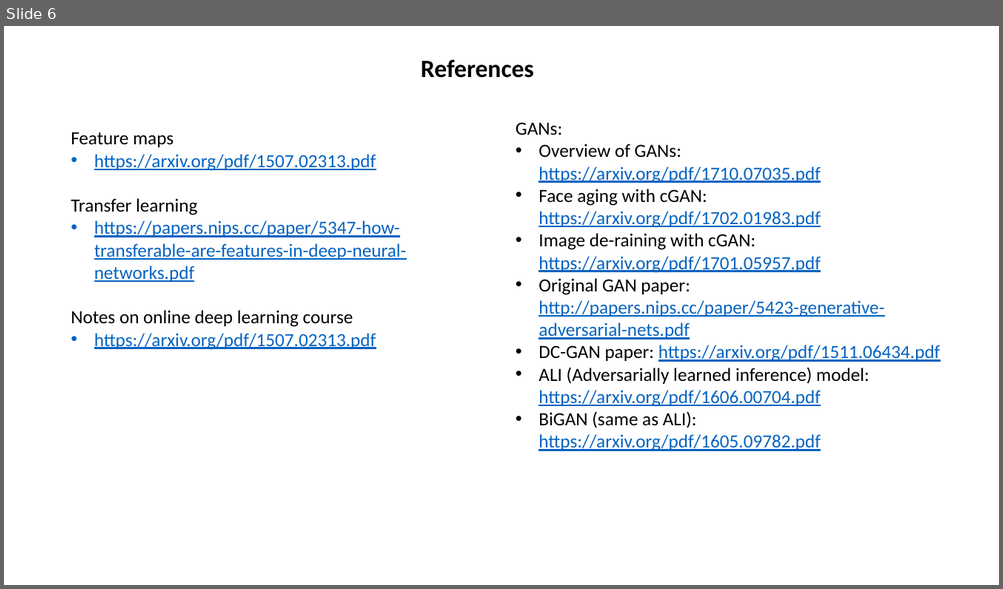
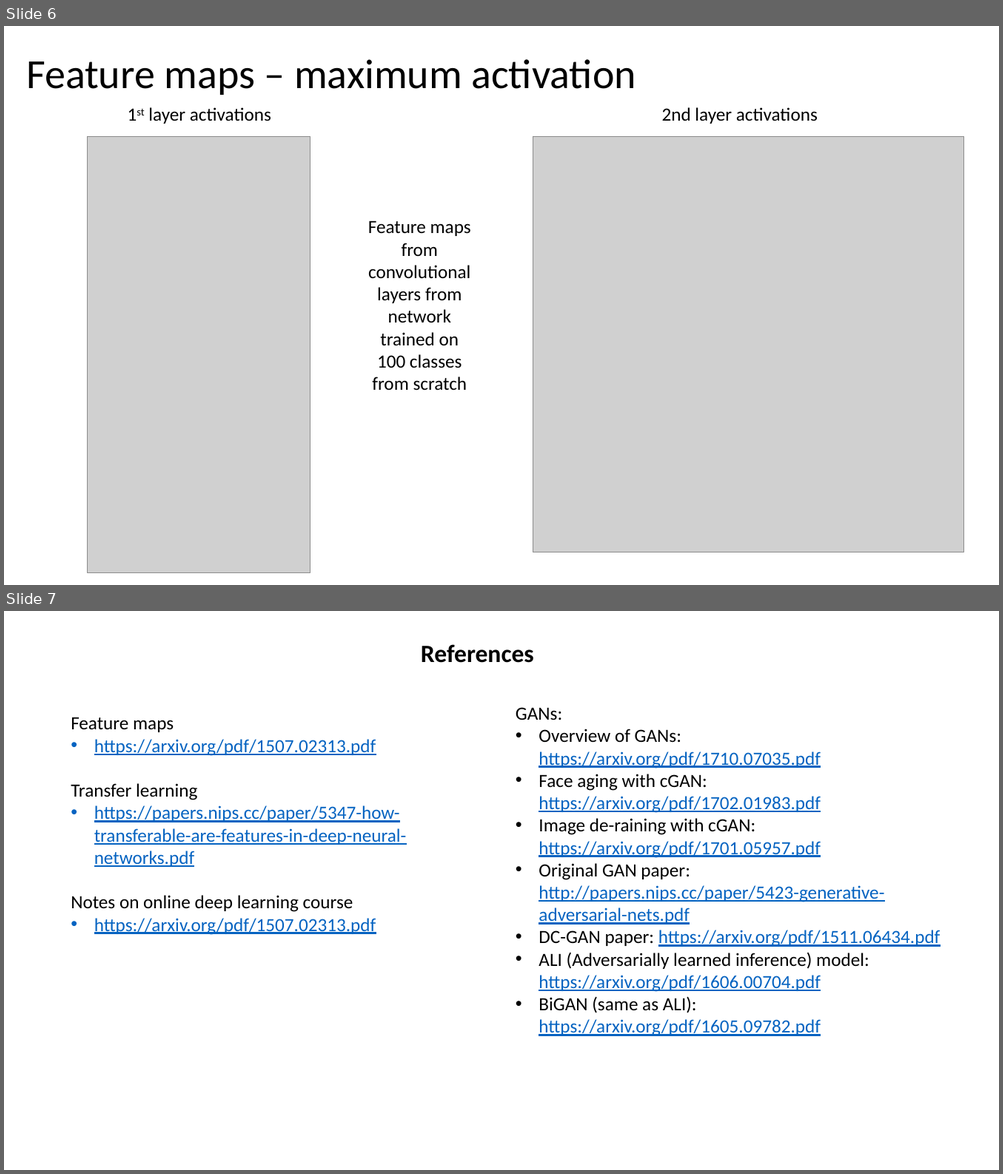
Before and after one commit to SebStrug/ML-for-Chinese-Calligraphy, a slide deck: Compiled graphs.pptx. Shown one above the other, each under a label of ours: slide 6 before the commit, slides 6 and 7 after it. The pictures are 1003x589 and 1003x1174 pixels, drawn with LibreOffice and Linux fonts; fonts in the diff are those of the drawing; grey boxes stand for pictures. Boxes give left, top, right and bottom in pixels: in the first picture for what was removed or moved away, otherwise in the second. Text is boxed around its words. In the diff, an @@ line names an element or a change of style, - is before the commit and + after.

Commit message:
added feature maps to compiled graphs

```diff
--- a/Compiled graphs.pptx
+++ b/Compiled graphs.pptx
@@ slide 6 added at bbox=[4, 26, 999, 585], background #FFFFFF @@
@@ text added at bbox=[26, 59, 636, 95], 40 pt, text #000000 @@
+Feature maps – maximum activation
@@ text added at bbox=[148, 107, 271, 124], 18 pt, text #000000 @@
+1st layer activations
@@ text added at bbox=[662, 107, 817, 124], 18 pt, text #000000 @@
+2nd layer activations
@@ picture added at bbox=[88, 136, 310, 573] @@
@@ picture added at bbox=[533, 136, 965, 553] @@
@@ text added at bbox=[368, 221, 471, 391], 18 pt, text #000000 @@
+Feature maps from convolutional layers from network trained on 100 classes from scratch
@@ what was slide 6 is now slide 7 @@
```
Also in this commit, not shown: 1 other file.
